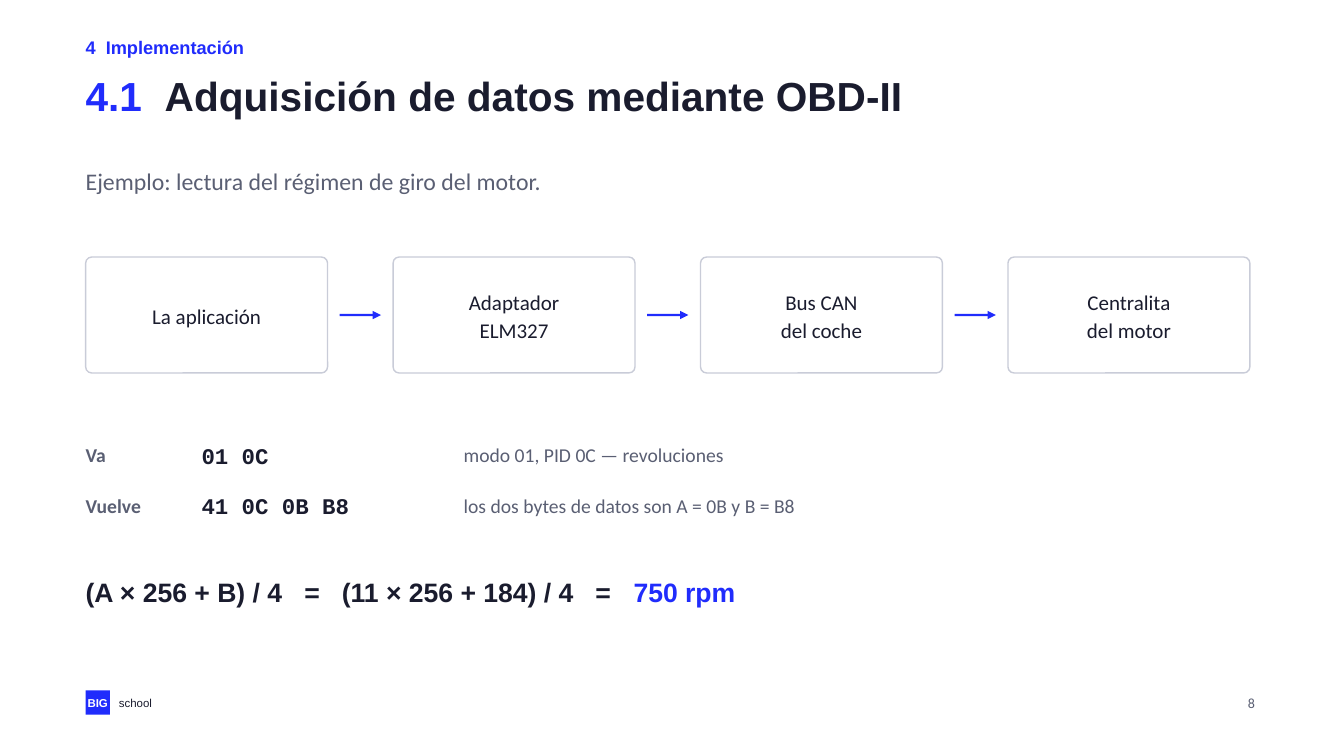
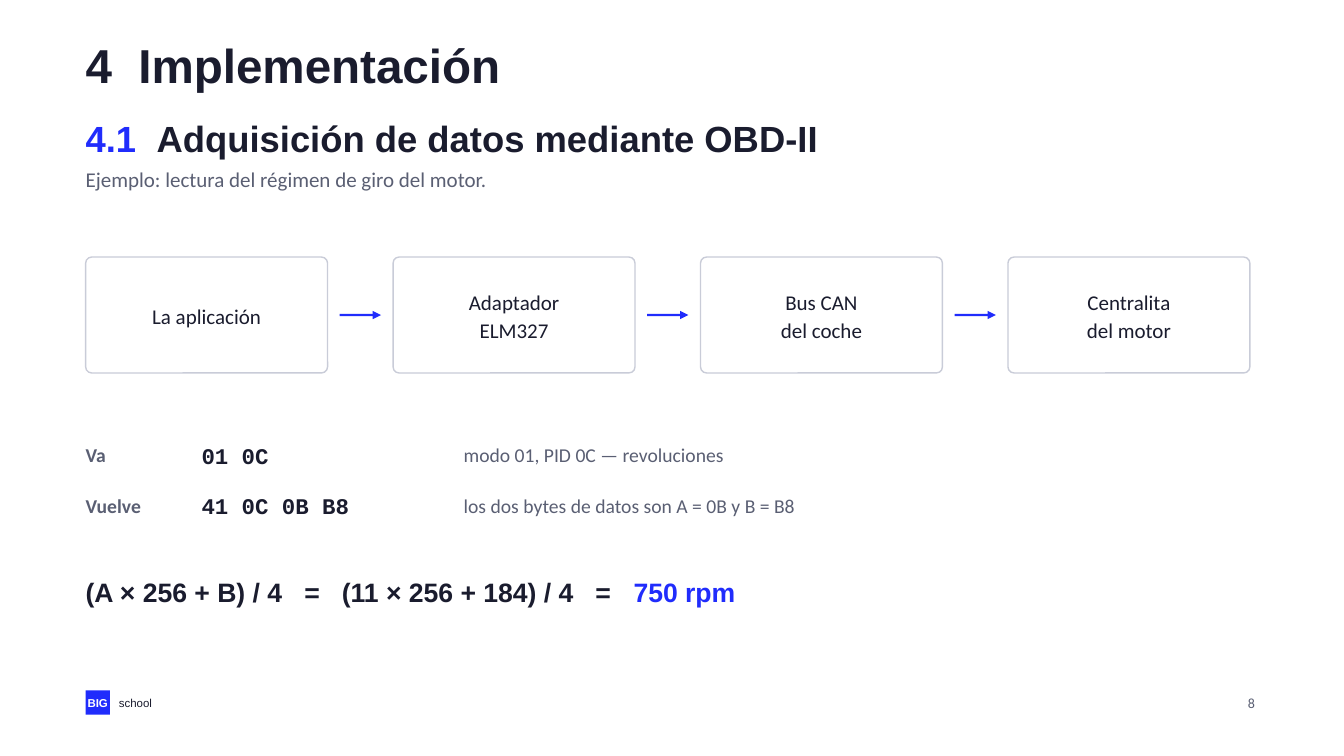
Before and after one commit to NovilloQuinta/intelligent-automotive-diagnostics, a slide deck: slide 8 of docs/presentacion/tfm-intelligent-automotive-diagnostics.pptx. Drawn at 1344x756 pixels with LibreOffice and Linux fonts; fonts in the diff are those of the drawing. Boxes give left, top, right and bottom in pixels: in the first picture for what was removed or moved away, otherwise in the second. Text is boxed around its words. In the diff, an @@ line names an element or a change of style, - is before the commit and + after.

```diff
--- a/docs/presentacion/tfm-intelligent-automotive-diagnostics.pptx
+++ b/docs/presentacion/tfm-intelligent-automotive-diagnostics.pptx
@@ text "4 Implementación" at (86,48,500,93): size 13 to 34 pt, text colour #202CFC to #1A1C2E @@
@@ text "4.1 Adquisición de datos mediante ...": place and size @@
-text "4.1 Adquisición de datos mediante ..." at (86,81,902,118)
+text "4.1 Adquisición de datos mediante ..." at (86,125,817,159)
@@ text "4.1 Adquisición de datos mediante ..." at (86,125,817,159): size 29 to 26 pt @@
@@ text "Ejemplo: lectura del régimen de ..." at (86,172,486,191): size 17 to 15 pt @@
```
Also in this commit, not shown: 17 other slides changed, 3 other files.
